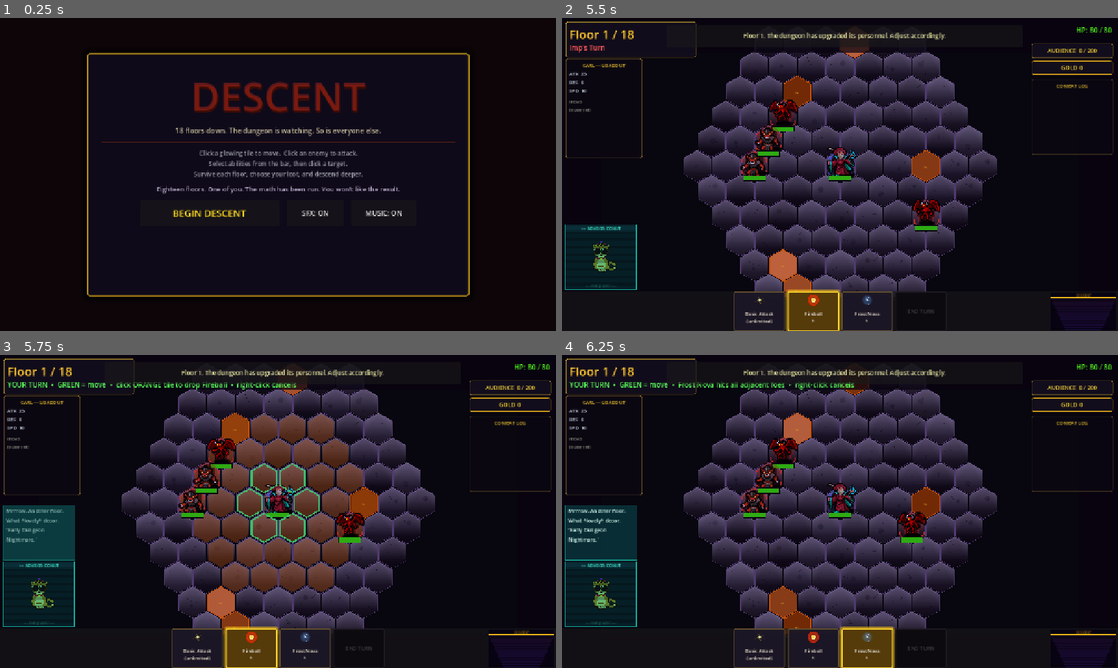
Above: before the commit, frames 1-4 (two rows, left to right).
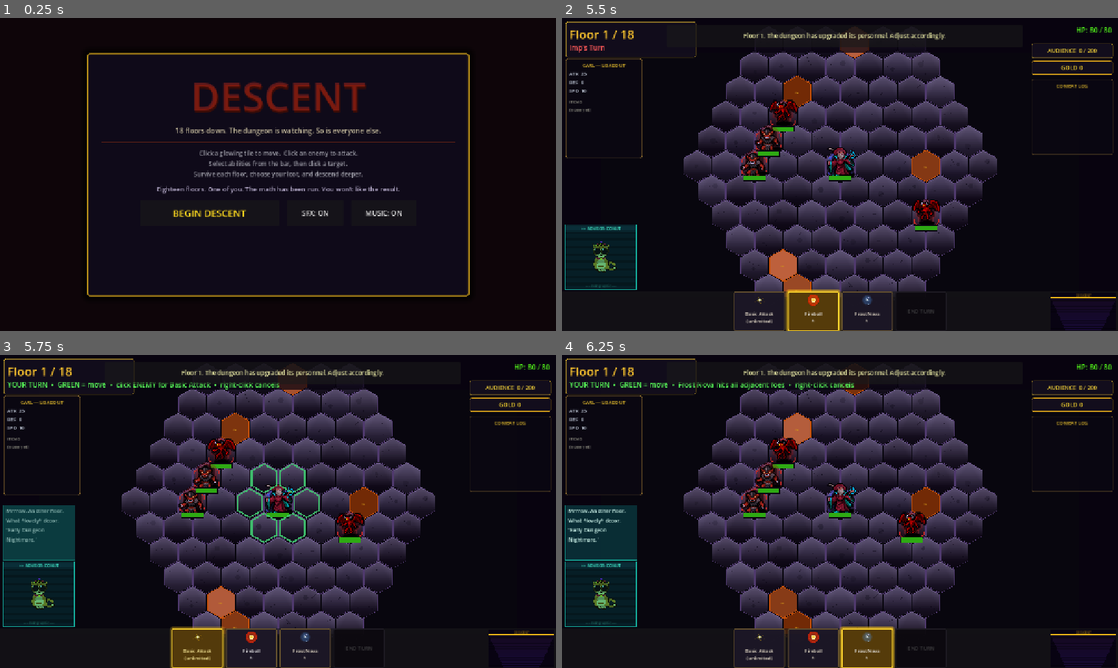
Above: after the commit, the same moments.

Repository: ColdTie/Descent
Game: Godot game, scene res://scenes/Main.tscn
The game is run twice, just before and just after one commit, with the same random seed, the same clock (stepped at 60 frames per second) and the same inputs.
Inputs:
- Up to frame 1 (0.25 s): no input
- Up to frame 2 (5.5 s): click "BEGIN DESCENT" at 0.5 s; click "SELECT" at 1.25 s; click "SELECT" at 2 s; click "SELECT" at 2.75 s; click "▼ DESCEND INTO HELL ▼" at 3.5 s; click "Basic Attack (unlimited)" at 4.25 s; click "Fireball *" at 5 s
- Up to frame 3 (5.75 s): no input
- Up to frame 4 (6.25 s): click "Frost Nova *" at 5.75 s

Frames 1-2 are identical in both runs. In frame 3, 13% of the frame differs, in the area x 23-68%, y 8-100%; in frame 4, nothing differs.

Commit message:
Reset armed ability to Basic Attack at the start of each hero turn
After firing an ability (fireball, frost_nova, etc.) the previous turn,
`_selected_ability` stayed set so the new turn opened in ability-target
mode and the move highlights never appeared — the player had to
right-click to deselect before they could move. Reset to "basic_attack"
alongside the other per-turn flag resets. 952 tests still pass.

Diff:
--- a/scenes/BattleScene.gd
+++ b/scenes/BattleScene.gd
@@ -1550,6 +1550,11 @@
 		_moved_this_turn = false
 		_basic_attacked_this_turn = false
 		_attacked_this_turn = false
+		# Reset the armed ability back to Basic Attack so the player can move
+		# right away on a new turn. Without this, an ability fired last turn
+		# (e.g. fireball) stays selected and the click-to-move highlights
+		# don't appear until the player right-clicks to deselect.
+		_selected_ability = "basic_attack"
 		# Tick ability cooldowns at the start of each hero turn
 		for id: String in _hero_ability_objs:
 			_hero_ability_objs[id].tick_cooldown()
